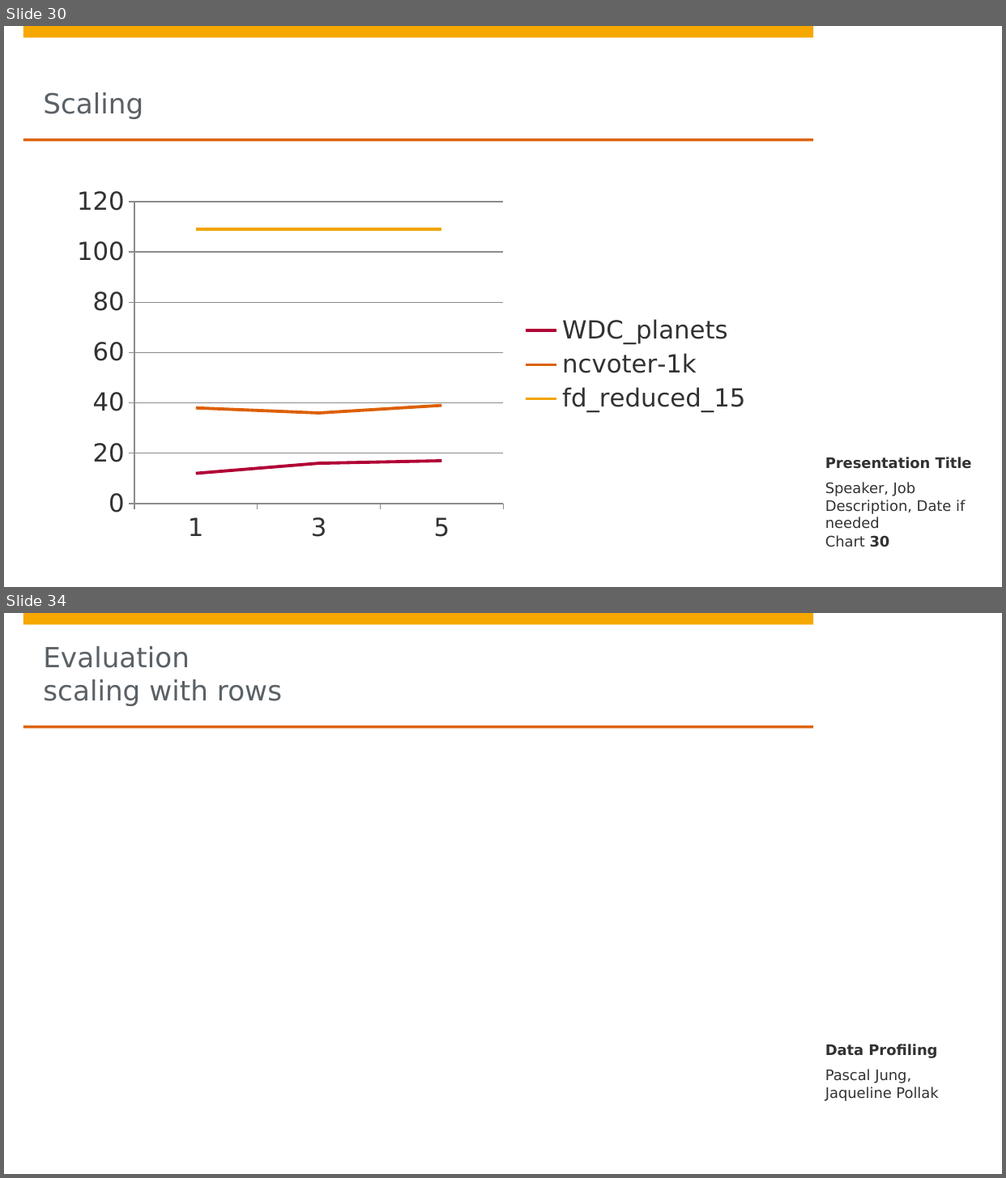
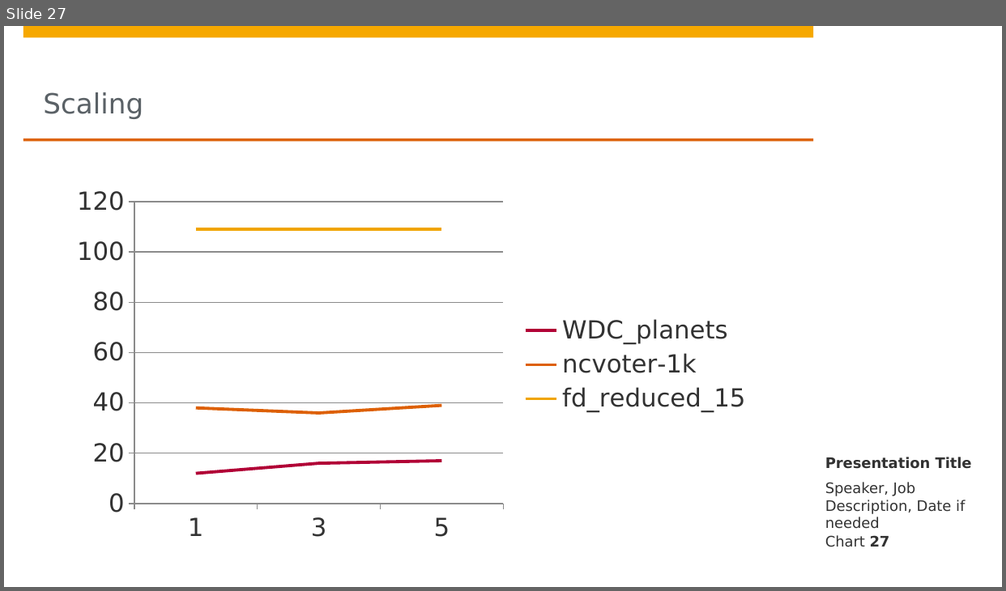
Before and after one commit to DBDA15/data-profiling, a slide deck: presentation.pptx. Shown one above the other, each under a label of ours: slides 30 and 34 before the commit, slide 27 after it; the slides between them are not shown. The pictures are 1006x1178 and 1006x591 pixels, drawn with LibreOffice and Linux fonts; fonts in the diff are those of the drawing; background and template pictures are left out. Boxes give left, top, right and bottom in pixels: in the first picture for what was removed or moved away, otherwise in the second. Text is boxed around its words. In the diff, an @@ line names an element or a change of style, - is before the commit and + after.

```diff
--- a/presentation.pptx
+++ b/presentation.pptx
@@ slide 34 removed at bbox=[4, 613, 1002, 1174], background #FFFFFF; not listed: 4 template elements that a slide beside it also shows @@
@@ title removed at bbox=[43, 646, 282, 706] @@
-Evaluation
-scaling with rows
@@ text removed at bbox=[825, 1044, 937, 1059] @@
-Data Profiling
@@ text removed at bbox=[825, 1069, 938, 1101] @@
-Pascal Jung,
-Jaqueline Pollak
@@ what was slide 30 is now slide 27 @@
@@ page number at bbox=[825, 535, 890, 548]: text changed @@
-Chart 30
+Chart 27
```
Also in this commit, not shown: 8 slides changed, 7 other slides removed.
